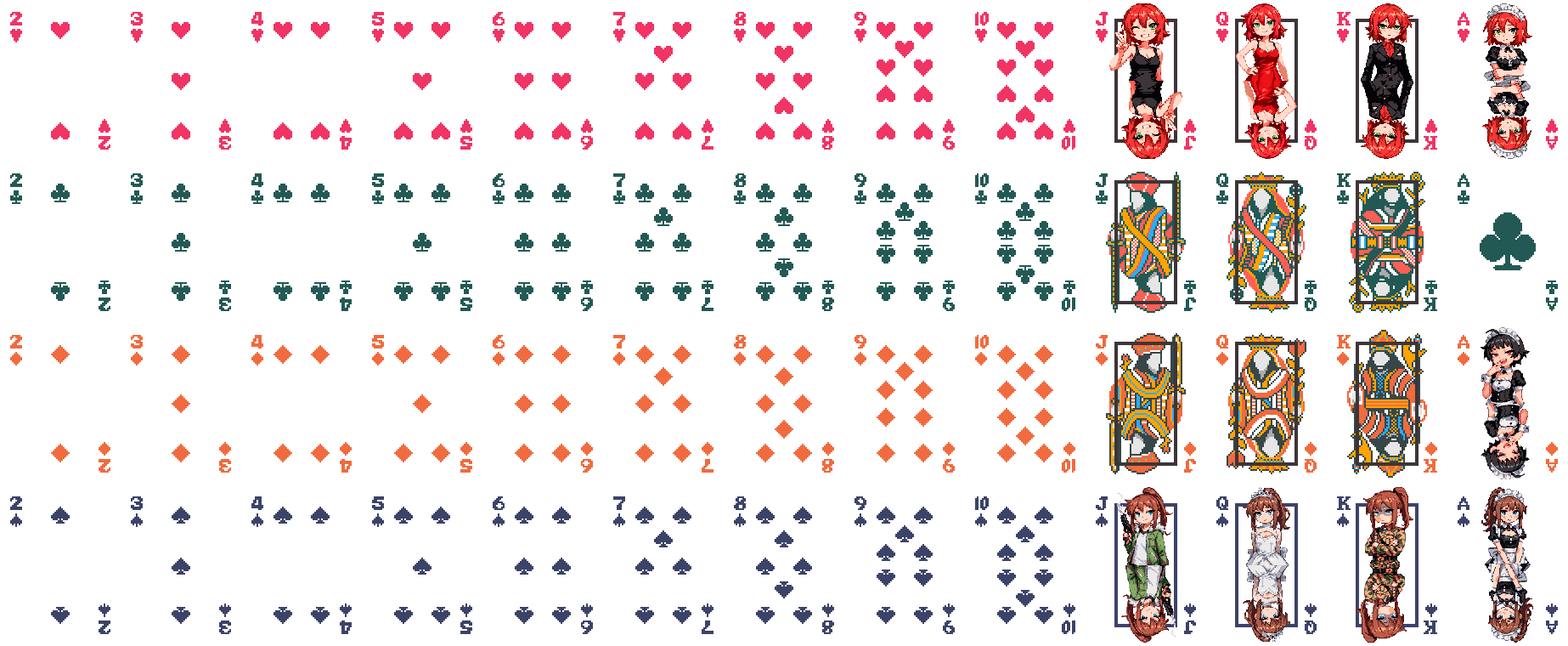
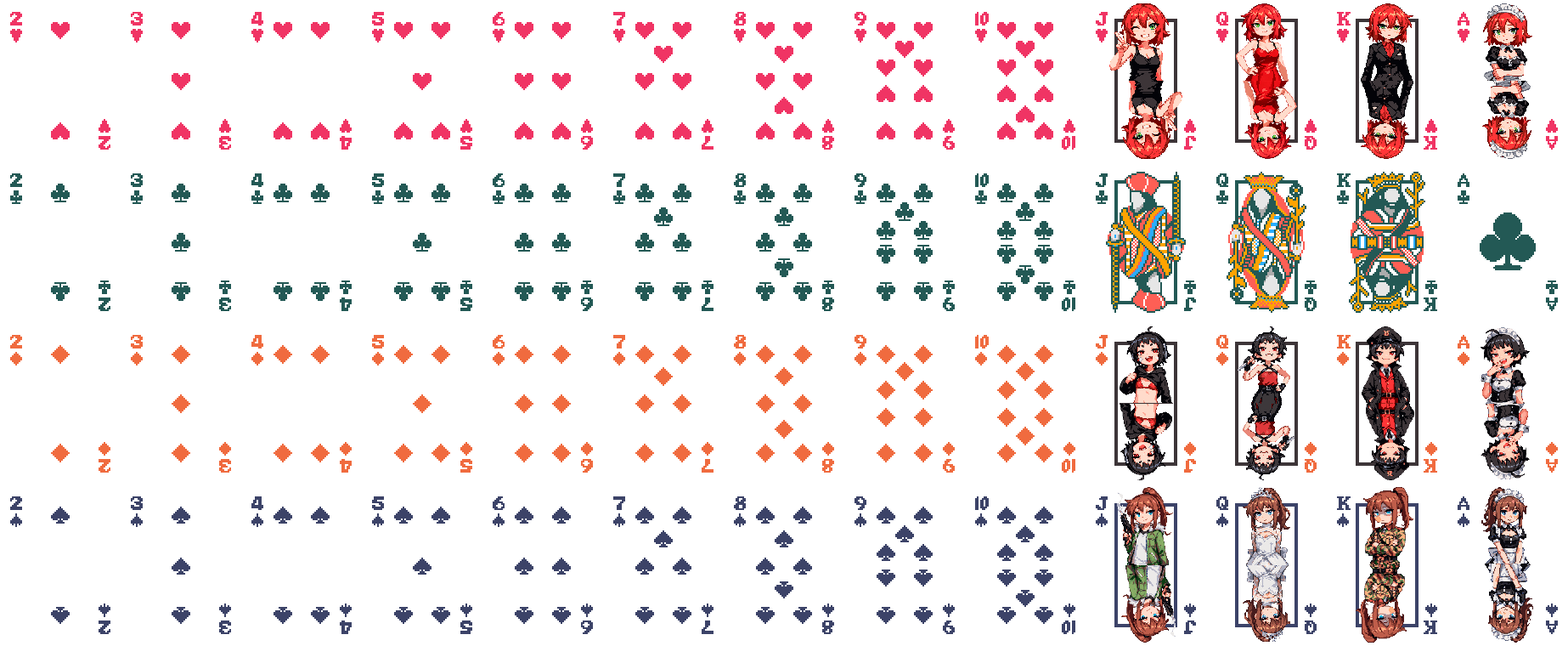
Layer changes from the first w=1568, h=646 image to the second:
added layer "diamond-king" in group "Diamonds" over [1361, 326, 1415, 480]
added layer "diamond-queen" in group "Diamonds" over [1237, 326, 1295, 480]
added layer "diamond-jack" in group "Diamonds" over [1119, 326, 1174, 480]
hid "Boarder Clubs" over [1114, 180, 1419, 305]
painted on "card" over [1105, 329, 1427, 478]
